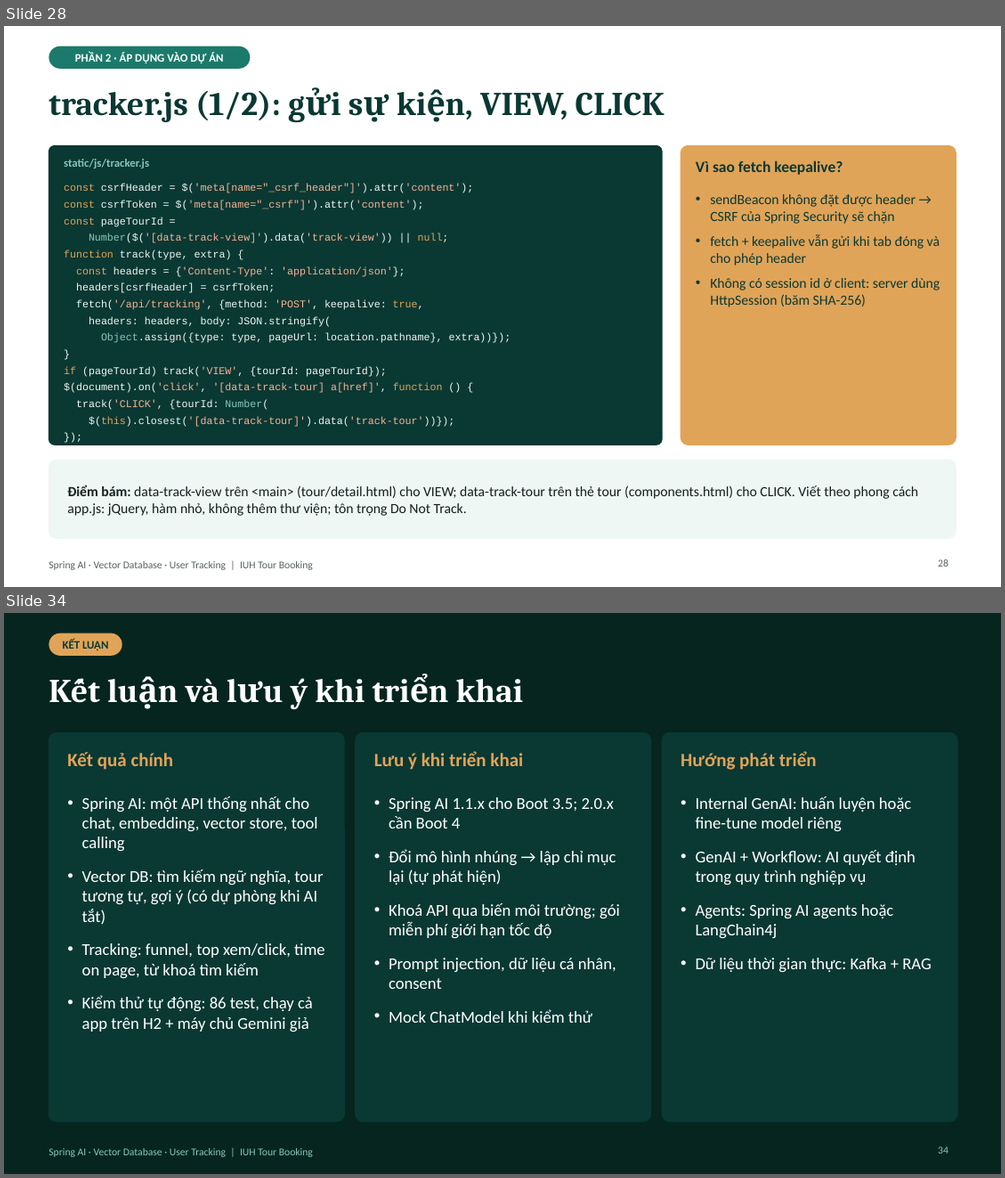
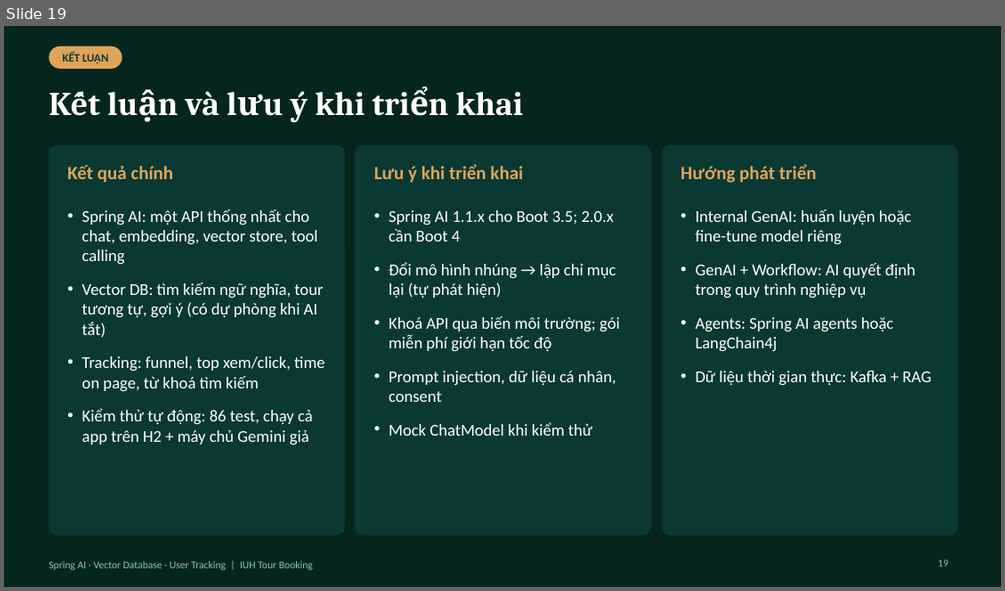
Before and after one commit to kanele05/project_www, a slide deck: docs/presentation/SpringAI_VectorDB_UserTracking.pptx. Shown one above the other, each under a label of ours: slides 28 and 34 before the commit, slide 19 after it; the slides between them are not shown. The pictures are 1005x1178 and 1005x591 pixels, drawn with LibreOffice and Linux fonts; fonts in the diff are those of the drawing. Boxes give left, top, right and bottom in pixels: in the first picture for what was removed or moved away, otherwise in the second. Text is boxed around its words. In the diff, an @@ line names an element or a change of style, - is before the commit and + after.

```diff
--- a/docs/presentation/SpringAI_VectorDB_UserTracking.pptx
+++ b/docs/presentation/SpringAI_VectorDB_UserTracking.pptx
@@ slide 28 removed at (4,26,1001,587), background #FFFFFF @@
@@ rounded rectangle removed at (48,46,250,69) @@
-PHẦN 2 · ÁP DỤNG VÀO DỰ ÁN
@@ title removed at (48,91,664,122) @@
-tracker.js (1/2): gửi sự kiện, VIEW, CLICK
@@ rounded rectangle removed at (48,145,662,445) @@
@@ text removed at (64,159,149,168) @@
-static/js/tracker.js
@@ rounded rectangle removed at (680,145,956,445) @@
@@ text removed at (64,184,511,426) @@
-const csrfHeader = $('meta[name="_csrf_header"]').attr('content');
-const csrfToken = $('meta[name="_csrf"]').attr('content');
-const pageTourId =
-Number($('[data-track-view]').data('track-view')) || null;
-function track(type, extra) {
-const headers = {'Content-Type': 'application/json'};
-headers[csrfHeader] = csrfToken;
-fetch('/api/tracking', {method: 'POST', keepalive: true,
-headers: headers, body: JSON.stringify(
-Object.assign({type: type, pageUrl: location.pathname}, extra))});
-}
-if (pageTourId) track('VIEW', {tourId: pageTourId});
-$(document).on('click', '[data-track-tour] a[href]', function () {
-track('CLICK', {tourId: Number(
-$(this).closest('[data-track-tour]').data('track-tour'))});
-});
@@ text removed at (696,160,842,175) @@
-Vì sao fetch keepalive?
@@ text removed at (710,194,939,307) @@
-• sendBeacon không đặt được header → CSRF của Spring Security sẽ chặn
-• fetch + keepalive vẫn gửi khi tab đóng và cho phép header
-• Không có session id ở client: server dùng HttpSession (băm SHA-256)
@@ rounded rectangle removed at (48,459,956,539) @@
@@ text removed at (67,484,918,516) @@
-Điểm bám: data-track-view trên <main> (tour/detail.html) cho VIEW; data-track-tour trên thẻ tour (components.html) cho CLICK. Viết theo phong cách app.js: jQuery, hàm nhỏ, không thêm thư viện; tôn trọng Do Not Track.
@@ page number removed at (938,559,948,566) @@
-28
@@ text removed at (48,561,313,570) @@
-Spring AI · Vector Database · User Tracking | IUH Tour Booking
@@ what was slide 34 is now slide 19 @@
@@ page number at (938,559,948,566): text changed @@
-34
+19
```
Also in this commit, not shown: 18 slides changed, 14 other slides removed.
